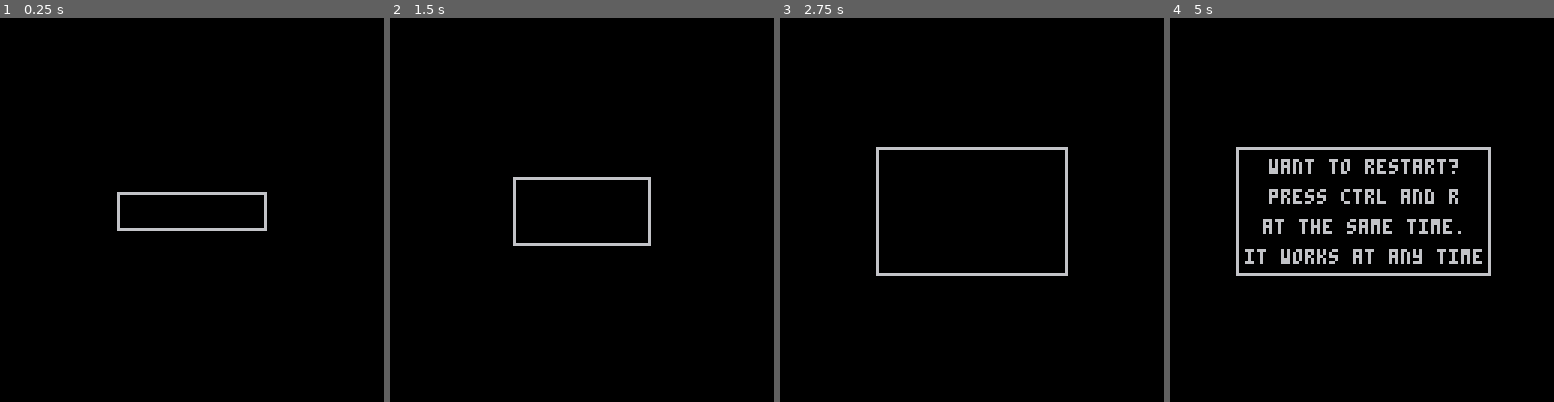
Above: before the commit, frames 1-4 (left to right).
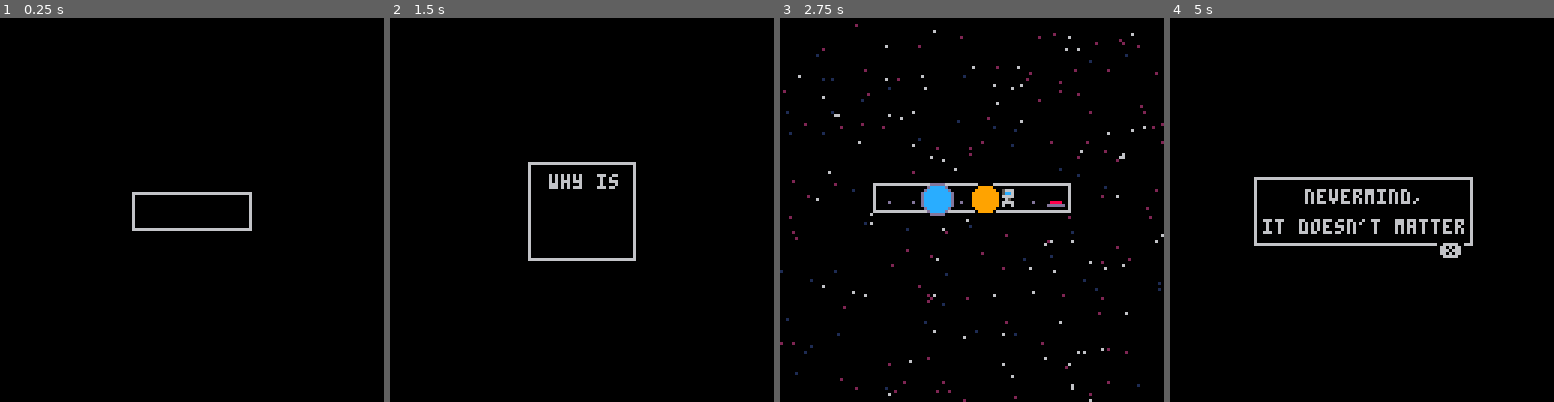
Above: after the commit, the same moments.

Repository: camerondugan/Pico8-Cartridges
Game: PICO-8 cartridge mygames/space.p8
Two runs of this game, one before a commit and one after it. Both use one fixed random seed, a clock stepped at 60 frames per second and the inputs below.
Inputs:
- Up to frame 1 (0.25 s): no input
- Up to frame 2 (1.5 s): tap X (X key) at 0.33, 1.07 s
- Up to frame 3 (2.75 s): hold Right 1.6-2.1 s; tap X (X key) at 1.85 s; hold Up 2.15-2.42 s; hold Right from 2.47 s (still down)
- Up to frame 4 (5 s): tap X (X key) at 2.97, 4.08 s; release Right at 3.03 s; hold Left 3.08-3.58 s; hold Down 3.63-3.97 s; hold Right 4.02-4.68 s; hold Up from 4.73 s (still down)

The runs differ from the first frame. In frame 1, 0.4% of the frame differs, in the area x 30-70%, y 45-56%; in frame 2, 1.8%; in frame 3, 4.5%; in frame 4, 6.0%, in the area x 17-84%, y 33-68%.

Commit message:
reset level start

Diff:
--- a/mygames/space.p8
+++ b/mygames/space.p8
@@ -33,7 +33,7 @@
 
 --paths: 0 and 1
 levels={0,1,0,1,2,0,1,2,3}
-this_lvl=9
+this_lvl=1
 
 function _init()
 	music(0)
